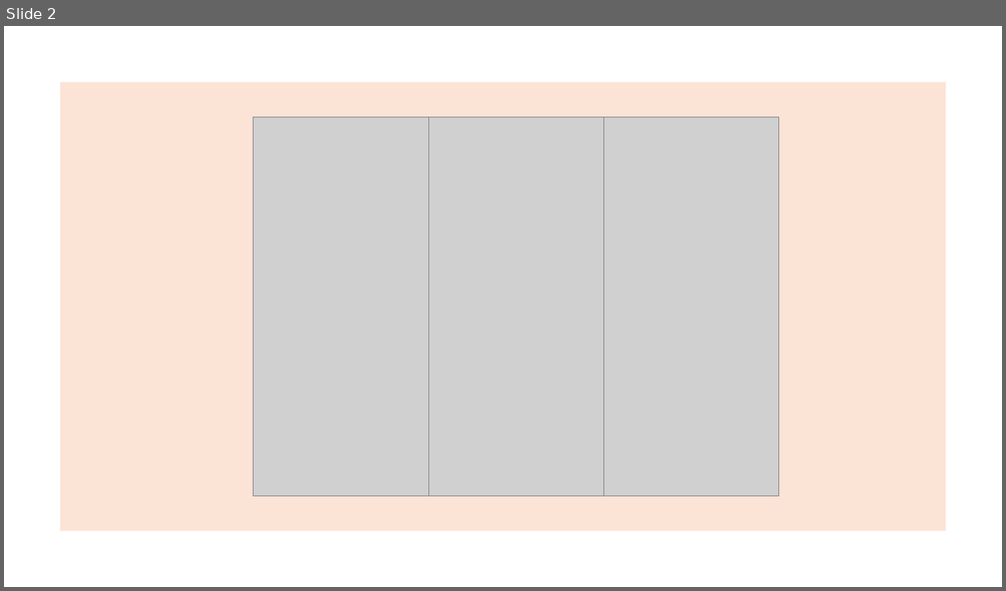
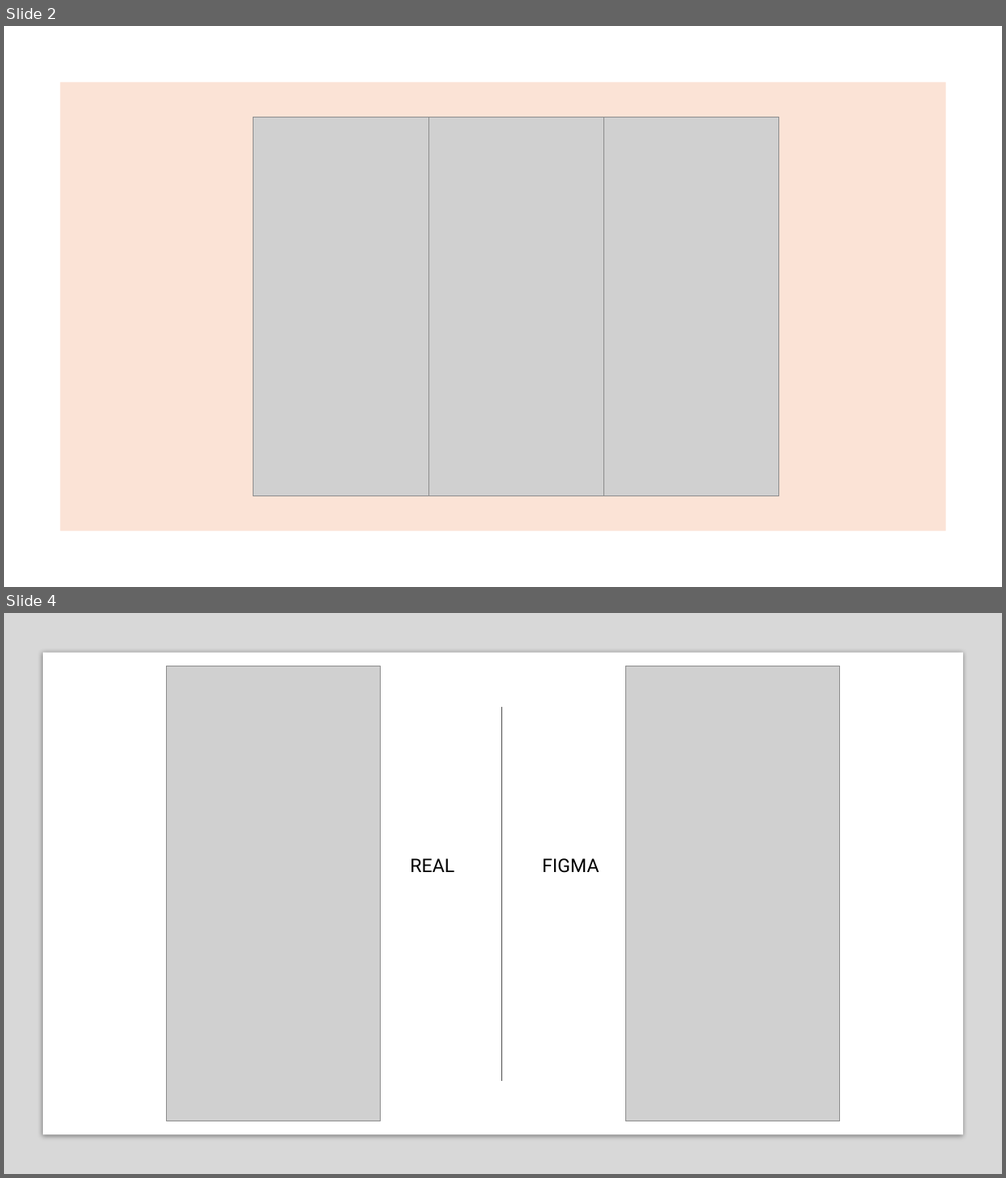
Before and after one commit to Jamie-Poeffel/M335-Schnitzeljagd-App, a slide deck: PPP.pptx. Shown one above the other, each under a label of ours: slide 2 before the commit, slides 2 and 4 after it; the slides between them are not shown. The pictures are 1006x591 and 1006x1178 pixels, drawn with LibreOffice and Linux fonts; fonts in the diff are those of the drawing; grey boxes stand for pictures. Boxes give left, top, right and bottom in pixels: in the first picture for what was removed or moved away, otherwise in the second. Text is boxed around its words. In the diff, an @@ line names an element or a change of style, - is before the commit and + after.

Commit message:
Added POwerpointPresentation

```diff
--- a/PPP.pptx
+++ b/PPP.pptx
@@ slide 4 added at (x1=4, y1=613, x2=1002, y2=1174), background #FFFFFF @@
@@ rectangle added at (x1=4, y1=613, x2=1002, y2=1174), fill #808080 at 30% opacity @@
@@ rectangle added at (x1=43, y1=653, x2=963, y2=1135), fill #FFFFFF @@
@@ picture added at (x1=167, y1=666, x2=380, y2=1122) @@
@@ picture added at (x1=625, y1=666, x2=839, y2=1122) @@
@@ line added from (502, 707) to (502, 1081), #4E4E4E 1 pt @@
@@ text added at (x1=410, y1=858, x2=454, y2=872), 18 pt, text #000000 @@
+REAL
@@ text added at (x1=542, y1=858, x2=599, y2=873), 18 pt, text #000000 @@
+FIGMA
```
Also in this commit, not shown: 1 slide changed, 7 other slides added, 6 slides removed.
